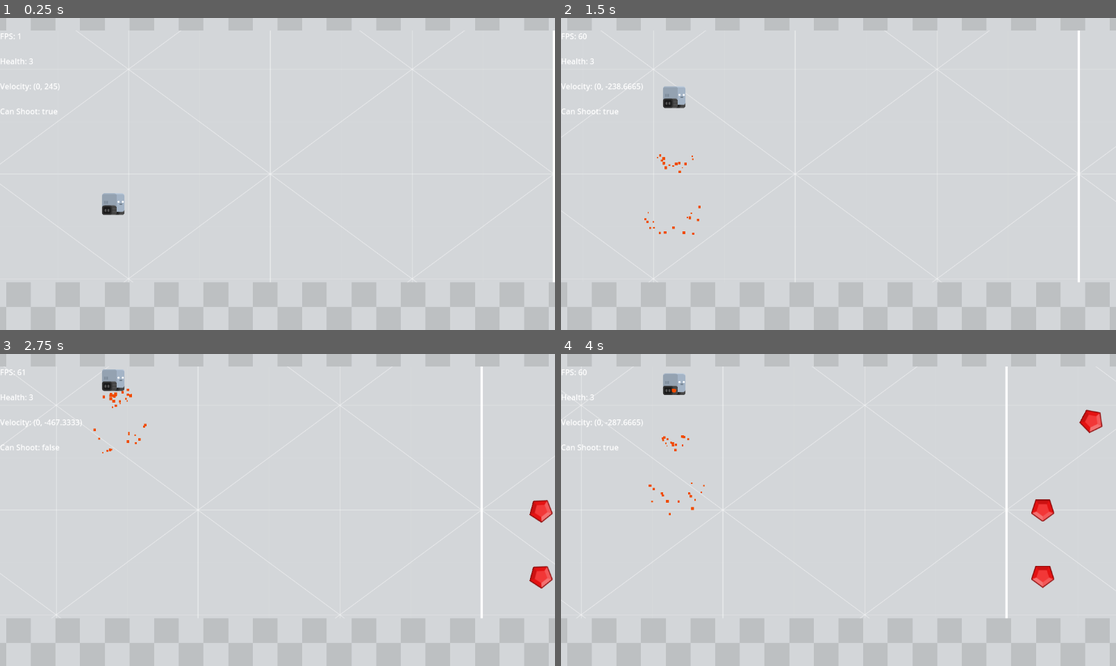
Above: before the commit, frames 1-4 (two rows, left to right).
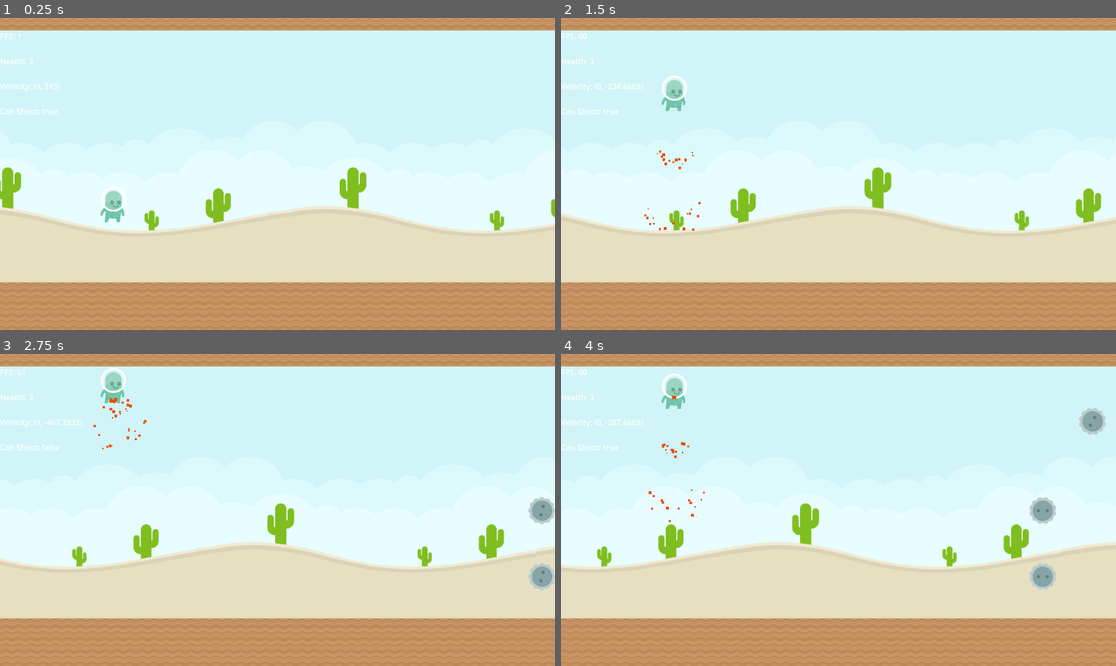
Above: after the commit, the same moments.

Repository: elcosas/Jetpack-Joyride
Game: Godot game, scene res://scenes/level.tscn
Same seed, same stepped clock (60 frames per second), same inputs: the game is played once before the commit and once after it.
Inputs:
- Up to frame 1 (0.25 s): no input
- Up to frame 2 (1.5 s): hold W (hover) 0.53-1.28 s; tap W (hover) at 1.35 s
- Up to frame 3 (2.75 s): hold W (hover) from 2.03 s (still down)
- Up to frame 4 (4 s): release W (hover) at 2.78 s; tap W (hover) at 2.85 s; hold W (hover) from 3.53 s (still down)

The runs differ from the first frame. In frame 1, 82% of the frame differs, in the area x 0-100%, y 0-100%; in frame 2, 82%; in frame 3, 82%; in frame 4, 82%.

Commit message:
transitioned assets to using kenney's platformer pack
thought this would make the art style a little more coherent compared to the mis-match of assets I had before

Diff:
--- a/src/scenes/actors/flying_unit.tscn
+++ b/src/scenes/actors/flying_unit.tscn
@@ -1,8 +1,11 @@
-[gd_scene load_steps=4 format=3 uid="uid://c8u0f7u7kvm2q"]
+[gd_scene load_steps=5 format=3 uid="uid://c8u0f7u7kvm2q"]
 
 [ext_resource type="Script" path="res://scripts/actor.gd" id="1_hf8ft"]
-[ext_resource type="Texture2D" uid="uid://06c84d2y42ni" path="res://assets/puzzle_assets/element_red_polygon.png" id="2_bfhhc"]
+[ext_resource type="Texture2D" uid="uid://cgq0jslk4yjlk" path="res://assets/platformer-redux/Enemies/saw_move.png" id="2_wrmit"]
 [ext_resource type="Script" path="res://scripts/components/obstacle_component.gd" id="3_sjt4y"]
+
+[sub_resource type="CircleShape2D" id="CircleShape2D_r2q1e"]
+radius = 28.0
 
 [node name="Flying Unit" type="CharacterBody2D"]
 collision_layer = 2
@@ -12,11 +15,12 @@
 metadata/_edit_group_ = true
 
 [node name="Sprite2D" type="Sprite2D" parent="."]
-texture = ExtResource("2_bfhhc")
+scale = Vector2(0.5, 0.5)
+texture = ExtResource("2_wrmit")
 
-[node name="CollisionPolygon2D" type="CollisionPolygon2D" parent="."]
+[node name="CollisionShape2D" type="CollisionShape2D" parent="."]
 visible = false
-polygon = PackedVector2Array(0, -23, 24, -6, 15, 23, -15, 23, -24, -5)
+shape = SubResource("CircleShape2D_r2q1e")
 
 [node name="ObstacleComponent" type="Area2D" parent="." node_paths=PackedStringArray("body")]
 collision_layer = 4
@@ -24,6 +28,6 @@
 script = ExtResource("3_sjt4y")
 body = NodePath("..")
 
-[node name="CollisionPolygon2D" type="CollisionPolygon2D" parent="ObstacleComponent"]
+[node name="CollisionShape2D" type="CollisionShape2D" parent="ObstacleComponent"]
 visible = false
-polygon = PackedVector2Array(0, -23, 24, -6, 15, 23, -15, 23, -24, -5)
+shape = SubResource("CircleShape2D_r2q1e")
--- a/src/scenes/actors/patrol_unit.tscn
+++ b/src/scenes/actors/patrol_unit.tscn
@@ -1,11 +1,11 @@
 [gd_scene load_steps=5 format=3 uid="uid://47ifsyl4fupn"]
 
 [ext_resource type="Script" path="res://scripts/actor.gd" id="1_rdgr4"]
-[ext_resource type="Texture2D" uid="uid://dp41av0xxxnib" path="res://assets/robot_pack/robot_redDrive1.png" id="2_2cn0a"]
+[ext_resource type="Texture2D" uid="uid://cgsax8ucrbhwu" path="res://assets/platformer-redux/Enemies/slimeGreen.png" id="2_j7r7y"]
 [ext_resource type="Script" path="res://scripts/components/obstacle_component.gd" id="3_qrhnd"]
 
 [sub_resource type="RectangleShape2D" id="RectangleShape2D_atkv0"]
-size = Vector2(54, 45)
+size = Vector2(44, 32)
 
 [node name="Patrol Unit" type="CharacterBody2D"]
 collision_layer = 2
@@ -13,11 +13,12 @@
 metadata/_edit_group_ = true
 
 [node name="Sprite2D" type="Sprite2D" parent="."]
-scale = Vector2(0.3, 0.3)
-texture = ExtResource("2_2cn0a")
-flip_h = true
+position = Vector2(0, -16)
+scale = Vector2(0.5, 0.5)
+texture = ExtResource("2_j7r7y")
 
 [node name="CollisionShape2D" type="CollisionShape2D" parent="."]
+visible = false
 shape = SubResource("RectangleShape2D_atkv0")
 
 [node name="ObstacleComponent" type="Area2D" parent="." node_paths=PackedStringArray("body")]
@@ -27,4 +28,5 @@
 body = NodePath("..")
 
 [node name="CollisionShape2D" type="CollisionShape2D" parent="ObstacleComponent"]
+visible = false
 shape = SubResource("RectangleShape2D_atkv0")
--- a/src/scenes/actors/player.tscn
+++ b/src/scenes/actors/player.tscn
@@ -1,11 +1,11 @@
 [gd_scene load_steps=5 format=3 uid="uid://m2c2k0fn0xx3"]
 
 [ext_resource type="Script" path="res://scripts/player.gd" id="1_tojov"]
-[ext_resource type="Texture2D" uid="uid://biobdwkh28ymr" path="res://assets/robot_pack/robot_blueDrive1.png" id="2_nautk"]
 [ext_resource type="PackedScene" uid="uid://owbdgj74hb5k" path="res://scenes/effects/recoil_particles.tscn" id="3_fvq3i"]
+[ext_resource type="Texture2D" uid="uid://bpk18j7jv6c2d" path="res://assets/platformer-redux/Players/128x256/Green/alienGreen_stand.png" id="3_hbwai"]
 
 [sub_resource type="RectangleShape2D" id="RectangleShape2D_3ioo2"]
-size = Vector2(47.4, 45)
+size = Vector2(52, 74)
 
 [node name="Player" type="CharacterBody2D"]
 collision_layer = 2
@@ -15,10 +15,12 @@
 metadata/_edit_group_ = true
 
 [node name="Sprite2D" type="Sprite2D" parent="."]
-scale = Vector2(0.3, 0.3)
-texture = ExtResource("2_nautk")
+position = Vector2(0, -27)
+scale = Vector2(0.5, 0.5)
+texture = ExtResource("3_hbwai")
 
 [node name="CollisionShape2D" type="CollisionShape2D" parent="."]
+visible = false
 shape = SubResource("RectangleShape2D_3ioo2")
 
 [node name="PropulsionCooldown" type="Timer" parent="."]
--- a/src/scenes/enviornment/parallax_background.tscn
+++ b/src/scenes/enviornment/parallax_background.tscn
@@ -1,19 +1,19 @@
 [gd_scene load_steps=3 format=3 uid="uid://cfpf44dww2w2r"]
 
 [ext_resource type="Script" path="res://scripts/utilities/parallax_background.gd" id="1_avqy3"]
-[ext_resource type="Texture2D" uid="uid://du2q2ifrcvmku" path="res://assets/prototype_textures/texture_03.png" id="2_ygcpi"]
+[ext_resource type="Texture2D" uid="uid://dipke4vw2i1ck" path="res://assets/platformer-redux/Backgrounds/colored_desert.png" id="2_104ap"]
 
 [node name="ParallaxBackground" type="ParallaxBackground"]
 scroll_ignore_camera_zoom = true
 script = ExtResource("1_avqy3")
 
 [node name="ParallaxLayer" type="ParallaxLayer" parent="."]
-motion_mirroring = Vector2(1177.6, 0)
+motion_mirroring = Vector2(1425, 0)
 
 [node name="Sprite2D" type="Sprite2D" parent="ParallaxLayer"]
 texture_repeat = 2
 position = Vector2(576, 324)
-scale = Vector2(1.15, 0.85)
-texture = ExtResource("2_ygcpi")
+scale = Vector2(0.7, 0.7)
+texture = ExtResource("2_104ap")
 region_enabled = true
-region_rect = Rect2(0, 0, 1024, 1024)
+region_rect = Rect2(0, 0, 2065, 1024)
--- a/src/scenes/enviornment/wall.tscn
+++ b/src/scenes/enviornment/wall.tscn
@@ -1,7 +1,7 @@
 [gd_scene load_steps=5 format=3 uid="uid://dy1dnuaxc6kul"]
 
 [ext_resource type="Shader" path="res://resources/scrolling_shader_material.gdshader" id="1_xbmer"]
-[ext_resource type="Texture2D" uid="uid://c7pj5smsfxos8" path="res://assets/prototype_textures/texture_07.png" id="2_h815k"]
+[ext_resource type="Texture2D" uid="uid://ev4c1lvhpy8v" path="res://assets/platformer-redux/Ground/sandCenter.png" id="2_iu7ia"]
 
 [sub_resource type="ShaderMaterial" id="ShaderMaterial_t4i3r"]
 shader = ExtResource("1_xbmer")
@@ -16,10 +16,11 @@
 material = SubResource("ShaderMaterial_t4i3r")
 position = Vector2(576, 600)
 scale = Vector2(0.2, 0.2)
-texture = ExtResource("2_h815k")
+texture = ExtResource("2_iu7ia")
 region_enabled = true
 region_rect = Rect2(0, 0, 8192, 512)
 
 [node name="CollisionShape2D" type="CollisionShape2D" parent="."]
+visible = false
 position = Vector2(576, 600)
 shape = SubResource("RectangleShape2D_5b1cw")
Binary file added: src/assets/platformer-redux/Backgrounds/blue_desert.png
Not shown, added: src/assets/platformer-redux/Backgrounds/blue_desert.png.import
Binary file added: src/assets/platformer-redux/Backgrounds/colored_desert.png
Not shown, added: src/assets/platformer-redux/Backgrounds/colored_desert.png.import
Binary file added: src/assets/platformer-redux/Enemies/saw.png
Not shown, added: src/assets/platformer-redux/Enemies/saw.png.import
Binary file added: src/assets/platformer-redux/Enemies/saw_move.png
Not shown, added: src/assets/platformer-redux/Enemies/saw_move.png.import
Binary file added: src/assets/platformer-redux/Enemies/slimeBlue.png
Not shown, added: src/assets/platformer-redux/Enemies/slimeBlue.png.import
Binary file added: src/assets/platformer-redux/Enemies/slimeBlue_dead.png
Not shown, added: src/assets/platformer-redux/Enemies/slimeBlue_dead.png.import
(and 173 more such lines)
